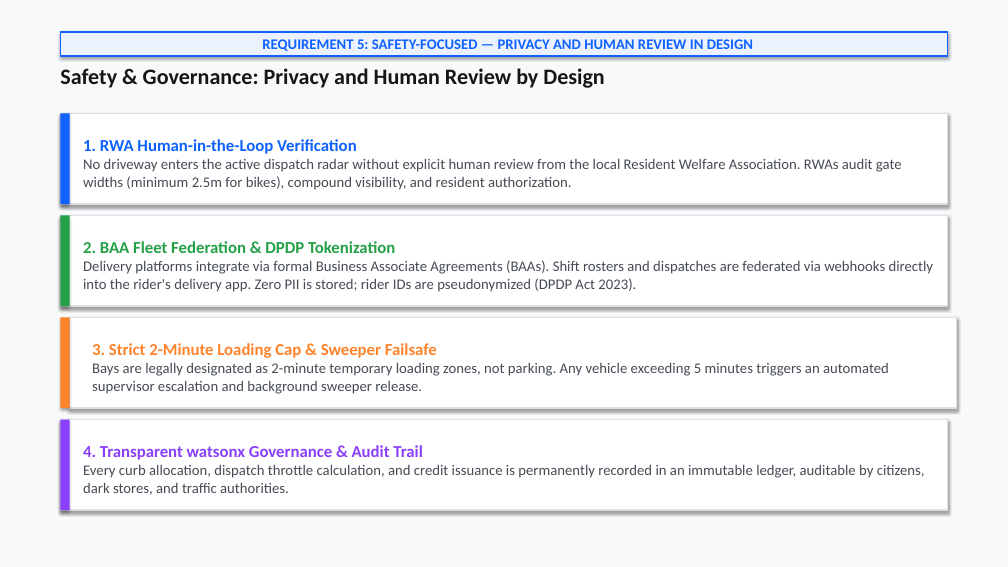
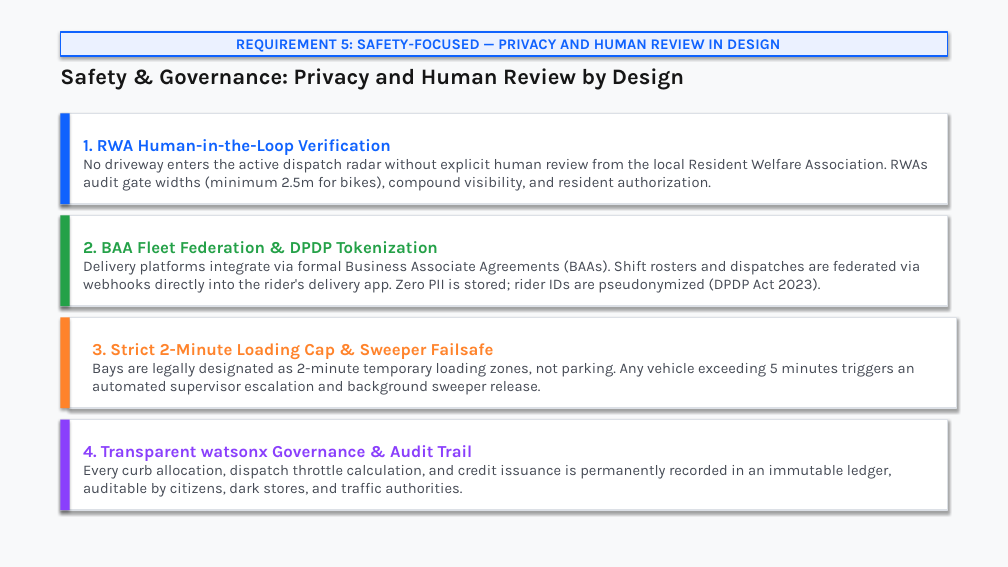
Before and after one commit to PankajKumar2804/oorushare, a slide deck: slide 8 of OoruShare_IBM_Bobathon_Theme1_Submission.pptx. Drawn at 1008x567 pixels with LibreOffice and Linux fonts; fonts in the diff are those of the drawing. Boxes give left, top, right and bottom in pixels: in the first picture for what was removed or moved away, otherwise in the second. Text is boxed around its words. In the diff, an @@ line names an element or a change of style, - is before the commit and + after.

Commit message:
chore(submission): IBM standards pass — PPTX font Calibri→IBM Plex Sans, remove non-IBM tool refs, fix JS cache-busting

```diff
--- a/OoruShare_IBM_Bobathon_Theme1_Submission.pptx
+++ b/OoruShare_IBM_Bobathon_Theme1_Submission.pptx
@@ font Calibri to Karla in 6 elements at <box>60,32,948,56</box>, <box>60,68,684,90</box>, <box>60,113,948,204</box>, <box>60,216,948,306</box>, <box>70,318,957,408</box>, <box>60,420,948,510</box> @@
```
Also in this commit, not shown: 10 other slides changed, 4 other files.
